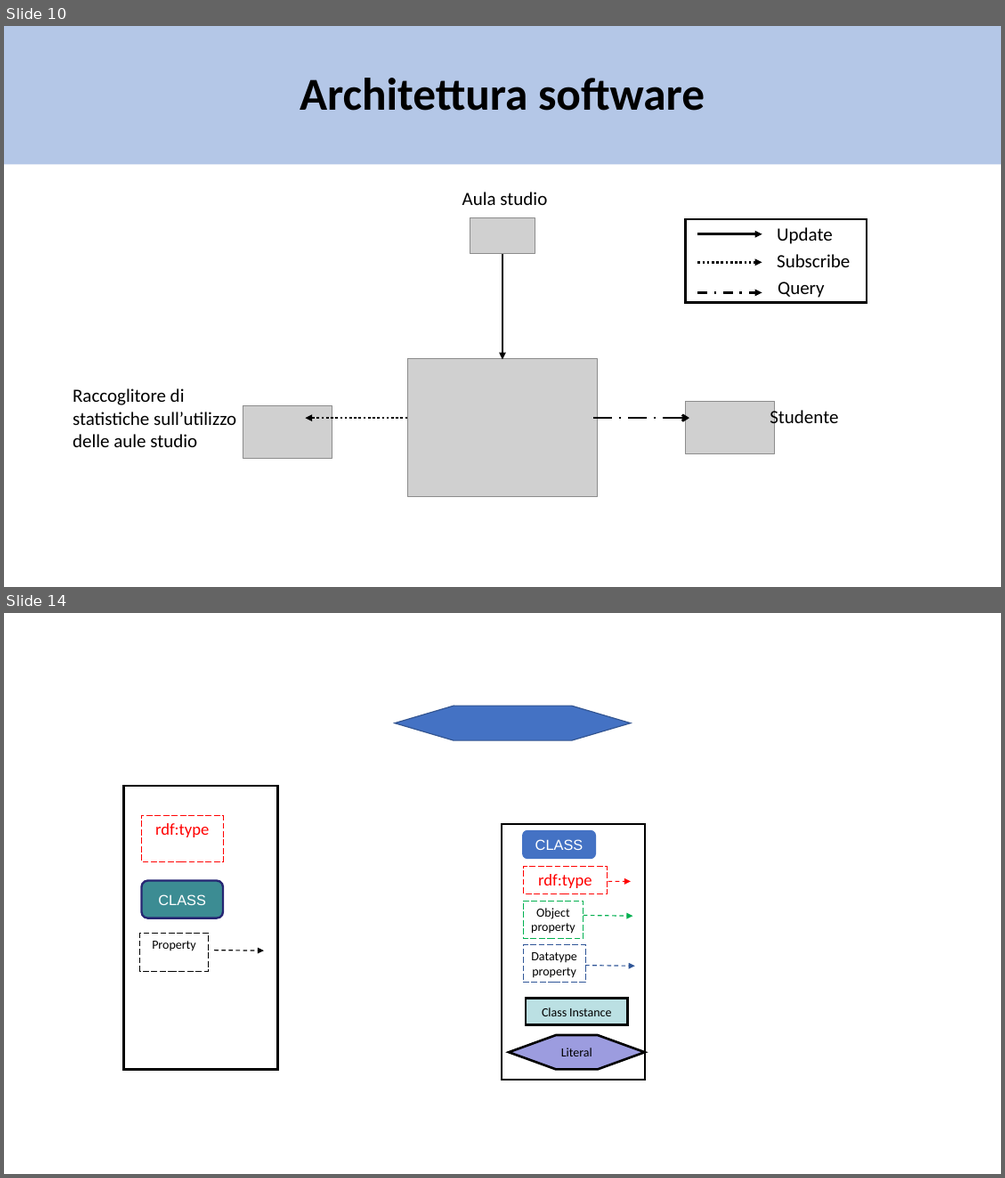
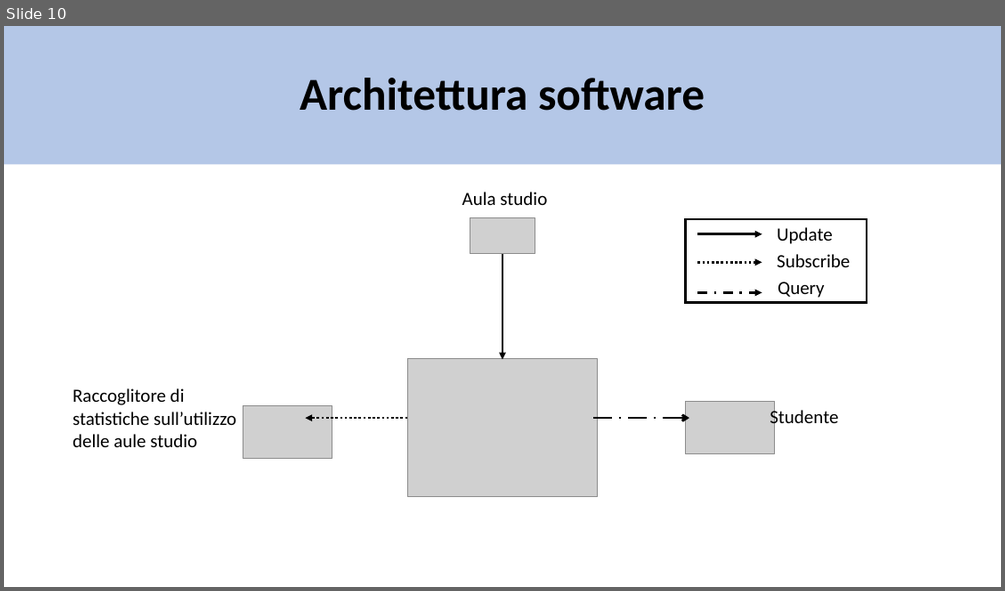
Before and after one commit to matte21/CalcM, a slide deck: ontologia.pptx. Shown one above the other, each under a label of ours: slides 10 and 14 before the commit, slide 10 after it; the slides between them are not shown. The pictures are 1005x1178 and 1005x591 pixels, drawn with LibreOffice and Linux fonts; fonts in the diff are those of the drawing; grey boxes stand for pictures. Boxes give left, top, right and bottom in pixels: in the first picture for what was removed or moved away, otherwise in the second. Text is boxed around its words. In the diff, an @@ line names an element or a change of style, - is before the commit and + after.

```diff
--- a/ontologia.pptx
+++ b/ontologia.pptx
@@ slide 14 removed at bbox=[4, 613, 1001, 1174], background #FFFFFF @@
@@ freeform shape removed at bbox=[395, 706, 631, 739] @@
@@ rectangle removed at bbox=[502, 824, 645, 1079] @@
@@ rounded rectangle removed at bbox=[523, 831, 595, 859] @@
-CLASS
@@ rectangle removed at bbox=[523, 866, 607, 893] @@
-rdf:type
@@ group removed at bbox=[123, 786, 645, 1070]: 4 rectangles, 1 hexagon, 1 arrow, 1 rounded rectangle @@
-Class Instance
-Property
-Literal
-rdf:type
-CLASS
@@ rectangle removed at bbox=[523, 900, 582, 938] @@
-Object
-property
@@ arrow removed from (608, 882) to (631, 882) @@
@@ arrow removed from (583, 915) to (633, 916) @@
@@ rectangle removed at bbox=[523, 944, 585, 981] @@
-Datatype property
@@ arrow removed from (585, 965) to (635, 966) @@
```
Also in this commit, not shown: 2 slides changed, 8 slides added, 3 other slides removed, 1 other file.
